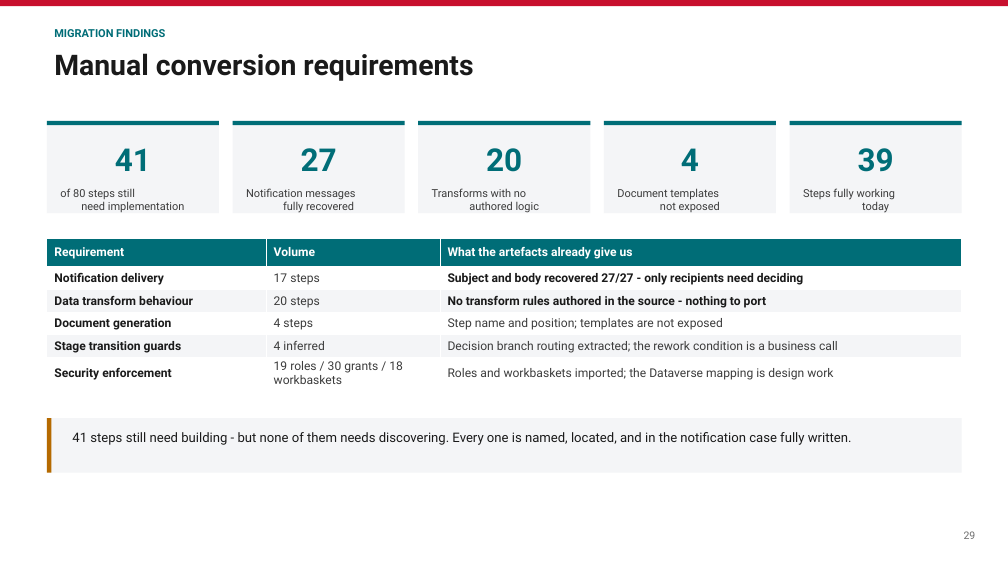
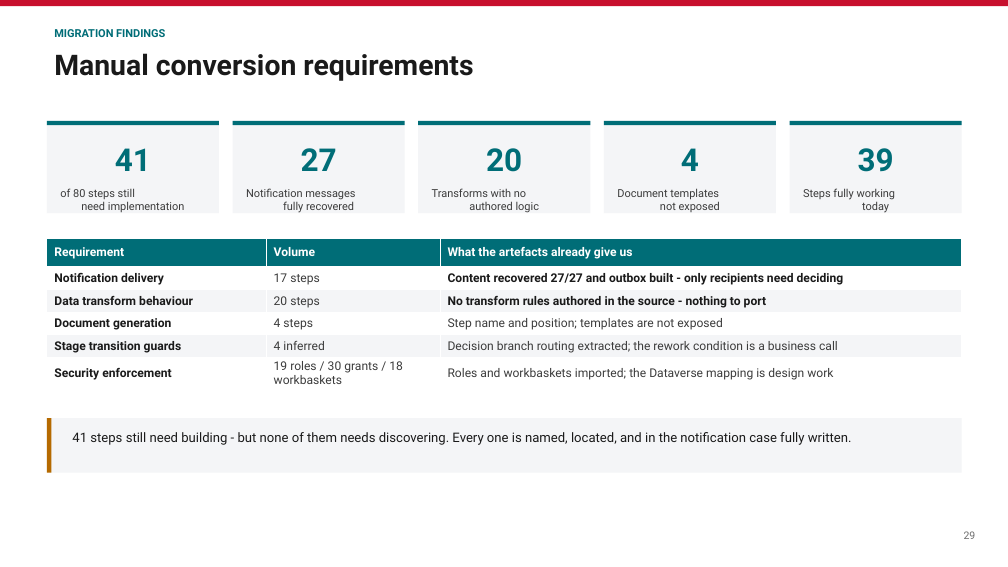
Before and after one commit to parclarke/LDD, a slide deck: slide 29 of lending-due-diligence-app/docs/Pega-to-PowerPlatform-Migration-PoC.pptx. Drawn at 1008x567 pixels with LibreOffice and Linux fonts; fonts in the diff are those of the drawing. Boxes give left, top, right and bottom in pixels: in the first picture for what was removed or moved away, otherwise in the second. Text is boxed around its words. In the diff, an @@ line names an element or a change of style, - is before the commit and + after.

```diff
--- a/lending-due-diligence-app/docs/Pega-to-PowerPlatform-Migration-PoC.pptx
+++ b/lending-due-diligence-app/docs/Pega-to-PowerPlatform-Migration-PoC.pptx
@@ table at (47, 238, 962, 388) @@
-row 2, column 3: Subject and body recovered 27/27 - only recipients need deciding
+row 2, column 3: Content recovered 27/27 and outbox built - only recipients need deciding
```
Also in this commit, not shown: 2 other slides changed, 6 other files.
